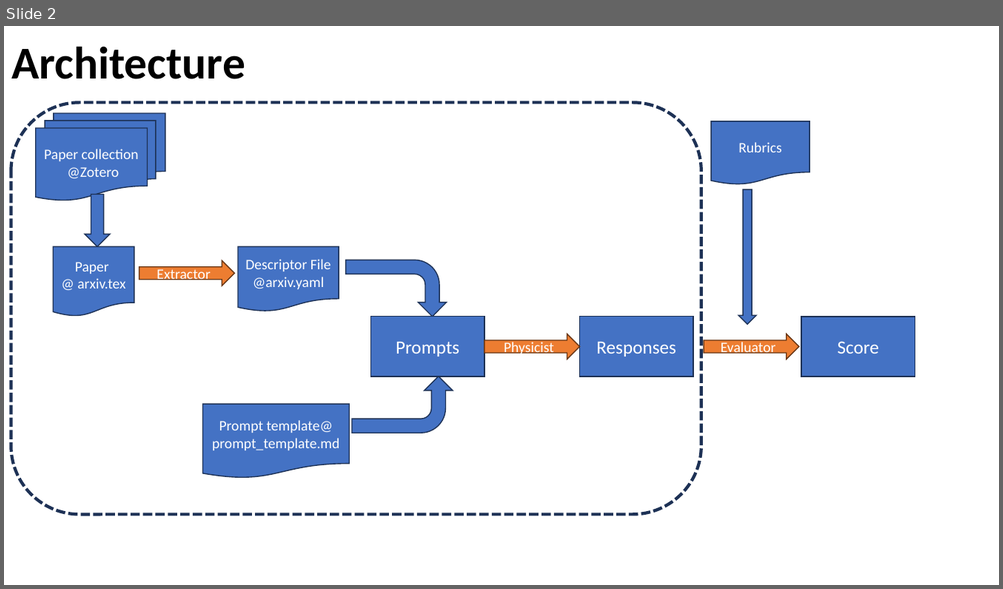
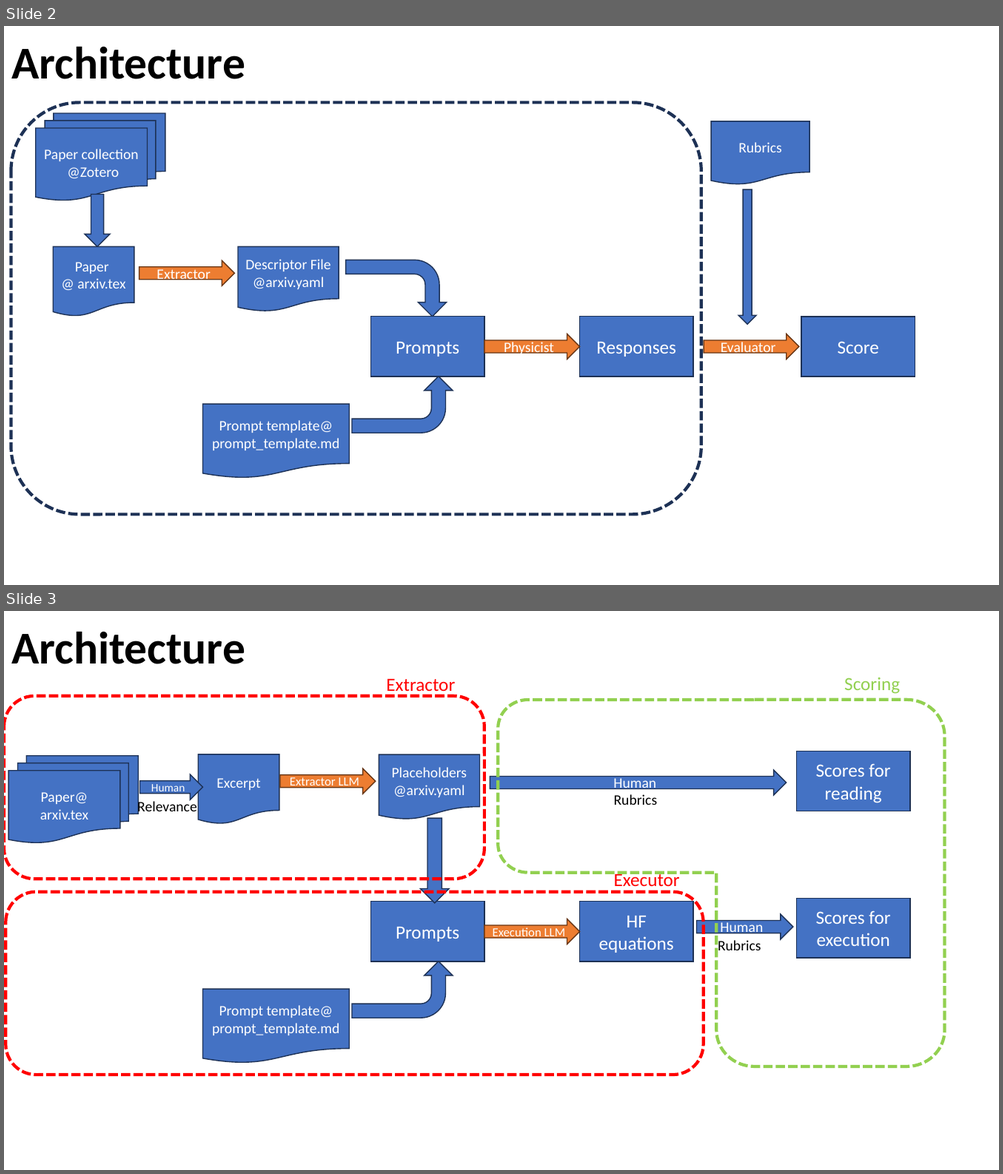
Before and after one commit to hainingpan/HartreeFock_GPT, a slide deck: schematic.pptx. Shown one above the other, each under a label of ours: slide 2 before the commit, slides 2 and 3 after it. The pictures are 1003x589 and 1003x1174 pixels, drawn with LibreOffice and Linux fonts; fonts in the diff are those of the drawing. Boxes give left, top, right and bottom in pixels: in the first picture for what was removed or moved away, otherwise in the second. Text is boxed around its words. In the diff, an @@ line names an element or a change of style, - is before the commit and + after.

Commit message:
update  schematic in PPT

```diff
--- a/schematic.pptx
+++ b/schematic.pptx
@@ slide 3 added at <box>4,611,999,1170</box>, background #FFFFFF @@
@@ title added at <box>11,631,245,664</box>, 44 pt, text #000000, bold @@
+Architecture
@@ text added at <box>844,677,899,694</box>, 18 pt, text #92D050 @@
+Scoring
@@ rounded rectangle added at <box>4,696,484,879</box>, outline #FF0000 3 pt dashed @@
@@ text added at <box>386,678,455,696</box>, 18 pt, text #FF0000 @@
+Extractor
@@ freeform shape added at <box>498,700,945,1067</box>, outline #92D050 3 pt dashed @@
@@ flow chart multidocument added at <box>8,756,138,843</box>, fill #4472C4, outline #1E3256 1 pt, 14 pt, text #FFFFFF @@
+Paper@ arxiv.tex
@@ flow chart document added at <box>198,755,279,824</box>, fill #4472C4, outline #1E3256 1 pt, 14 pt, text #FFFFFF @@
+Excerpt
@@ flow chart document added at <box>378,755,479,820</box>, fill #4472C4, outline #1E3256 1 pt, 14 pt, text #FFFFFF @@
+Placeholders
+@arxiv.yaml
@@ rectangle added at <box>797,752,910,811</box>, fill #4472C4, outline #1E3256 1 pt, 18 pt, text #FFFFFF @@
+Scores for reading
@@ right arrow added at <box>140,775,202,800</box>, fill #4472C4, outline #1E3256 1 pt, 11 pt, text #FFFFFF @@
+Human
@@ right arrow added at <box>280,769,375,794</box>, fill #ED7D31, outline #683715 1 pt, 12 pt, text #FFFFFF @@
+Extractor LLM
@@ right arrow added at <box>489,770,786,795</box>, fill #4472C4, outline #1E3256 1 pt, 14 pt, text #FFFFFF @@
+Human
@@ text added at <box>137,800,197,815</box>, 14 pt, text #000000 @@
+Relevance
@@ text added at <box>614,795,657,805</box>, 14 pt, text #000000 @@
+Rubrics
@@ down arrow added at <box>421,818,449,903</box>, fill #4472C4, outline #1E3256 1 pt @@
@@ text added at <box>614,871,680,891</box>, 18 pt, text #FF0000 @@
+Executor
@@ rounded rectangle added at <box>5,892,703,1075</box>, outline #FF0000 3 pt dashed @@
@@ rectangle added at <box>797,898,910,958</box>, fill #4472C4, outline #1E3256 1 pt, 18 pt, text #FFFFFF @@
+Scores for execution
@@ rectangle added at <box>371,902,484,963</box>, fill #4472C4, outline #1E3256 1 pt, 18 pt, text #FFFFFF @@
+Prompts
@@ right arrow added at <box>484,919,580,945</box>, fill #ED7D31, outline #683715 1 pt, 12 pt, text #FFFFFF @@
+Execution LLM
@@ rectangle added at <box>579,902,693,963</box>, fill #4472C4, outline #1E3256 1 pt, 18 pt, text #FFFFFF @@
+HF equations
@@ right arrow added at <box>697,914,793,940</box>, fill #4472C4, outline #1E3256 1 pt, 14 pt, text #FFFFFF @@
+Human
@@ text added at <box>717,939,761,955</box>, 14 pt, text #000000 @@
+Rubrics
@@ bent arrow added at <box>352,962,452,1019</box>, fill #4472C4, outline #1E3256 1 pt @@
@@ flow chart document added at <box>202,989,349,1064</box>, fill #4472C4, outline #1E3256 1 pt, 14 pt, text #FFFFFF @@
+Prompt template@ prompt_template.md
```
